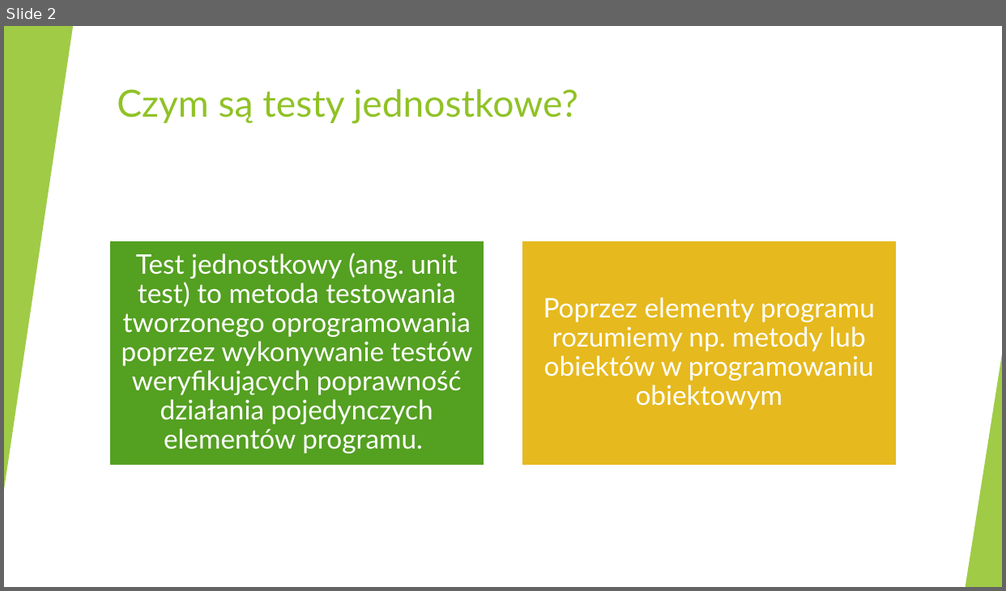
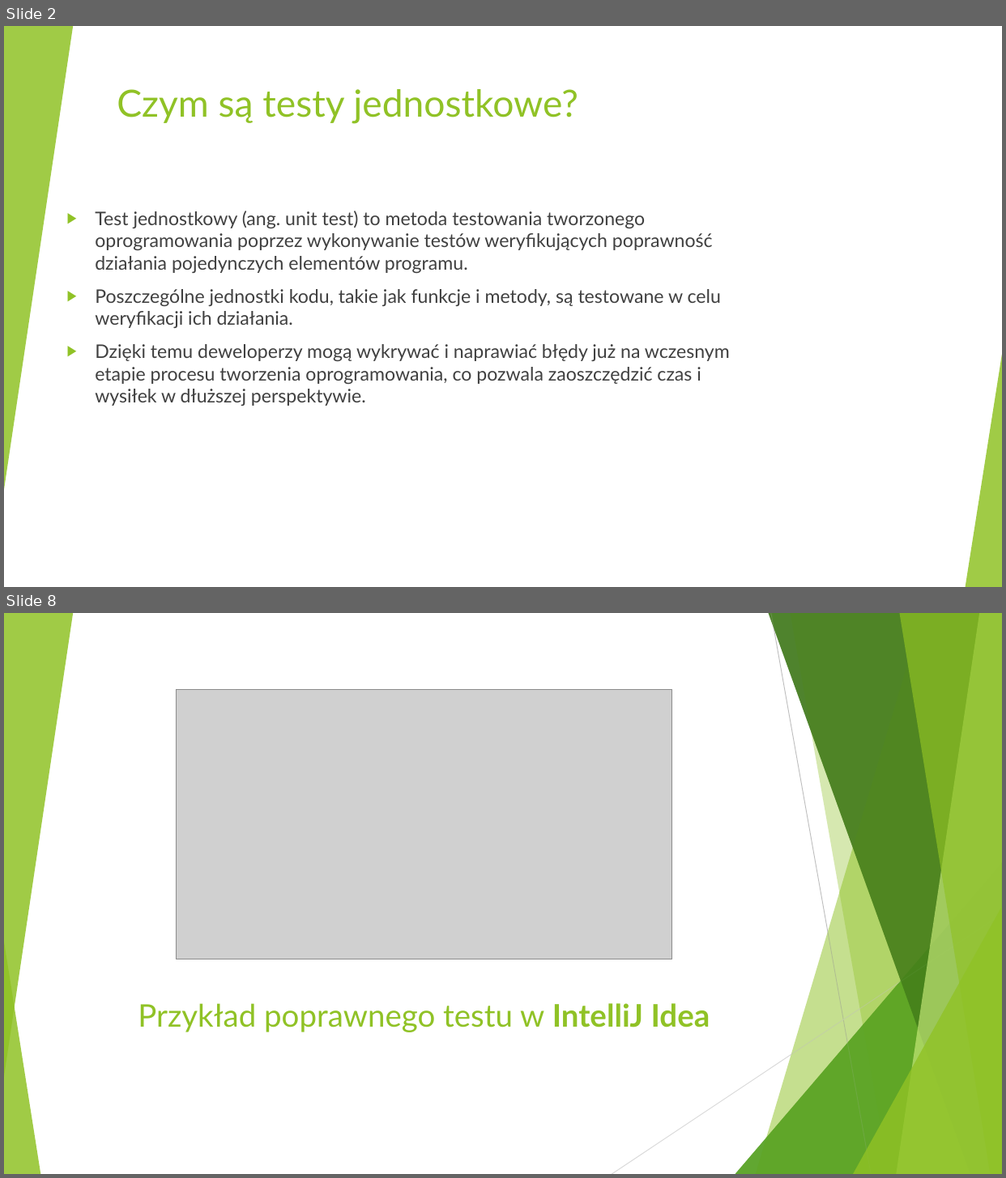
Before and after one commit to markow1997/AdvanceProgrammingTechniques_2223, a slide deck: KonradStepniak/Testy jednostkowe Konrad Stępniak.pptx. Shown one above the other, each under a label of ours: slide 2 before the commit, slides 2 and 8 after it; the slides between them are not shown. The pictures are 1006x591 and 1006x1178 pixels, drawn with LibreOffice and Linux fonts; fonts in the diff are those of the drawing; grey boxes stand for pictures. Boxes give left, top, right and bottom in pixels: in the first picture for what was removed or moved away, otherwise in the second. Text is boxed around its words. In the diff, an @@ line names an element or a change of style, - is before the commit and + after.

```diff
--- a/KonradStepniak/Testy jednostkowe Konrad Stępniak.pptx
+++ b/KonradStepniak/Testy jednostkowe Konrad Stępniak.pptx
@@ slide 8 added at (4, 613, 1002, 1174), background #FFFFFF; not listed: 8 template elements that a slide beside it also shows @@
@@ group added at (4, 613, 1002, 1174): 5 freeform shapes, 3 triangles, 2 lines @@
@@ picture added at (177, 689, 671, 960) @@
@@ title added at (138, 1003, 710, 1033), 30 pt, text #90C226 @@
+Przykład poprawnego testu w IntelliJ Idea
@@ slide 2 changed as well @@
@@ text added at (95, 211, 730, 406), 18 pt, text #404040 @@
+▶ Test jednostkowy (ang. unit test) to metoda testowania tworzonego oprogramowania poprzez wykonywanie testów weryfikujących poprawność działania pojedynczych elementów programu.
+▶ Poszczególne jednostki kodu, takie jak funkcje i metody, są testowane w celu weryfikacji ich działania.
+▶ Dzięki temu deweloperzy mogą wykrywać i naprawiać błędy już na wczesnym etapie procesu tworzenia oprogramowania, co pozwala zaoszczędzić czas i wysiłek w dłuższej perspektywie.
@@ group removed at (109, 241, 897, 466): 2 rectangles, 2 texts @@
-Test jednostkowy (ang. unit test) to metoda testowania tworzonego oprogramowania poprzez wykonywanie testów weryfikujących poprawność działania pojedynczych elementów programu.
-Poprzez elementy programu rozumiemy np. metody lub obiektów w programowaniu obiektowym
```
Also in this commit, not shown: 3 other slides changed, 9 other slides added, 3 slides removed.
